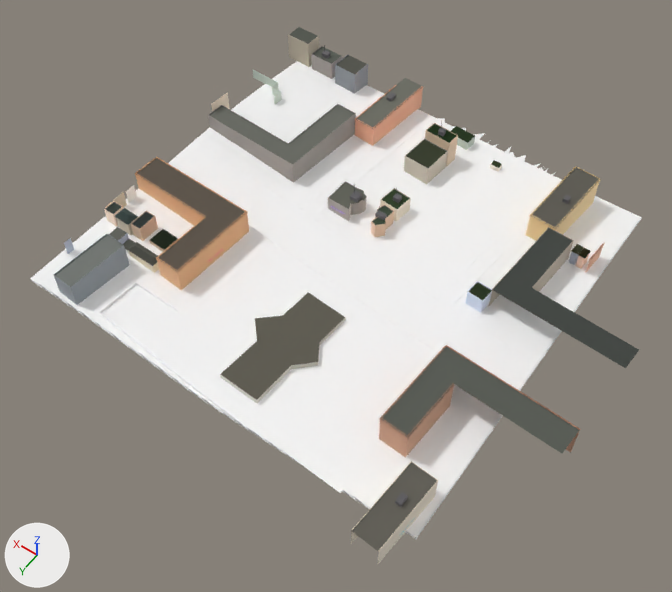
Before and after pictures for a commit that changed the glTF model public/tiles/0/1_-13.glb.
Camera for both pictures: a 50 mm camera at (182.0, 3496.0, 603.0) aimed at (372.0, 3231.0, 186.0). The axes (+X, +Y, +Z) are drawn at lower left. The lights are the same throughout. The older version comes first. Where no turn or scale is listed for an object, it has been applied to the vertices. Vertices at exactly the same position are counted once.

Names of what the first picture shows: 't0_1_-13'.
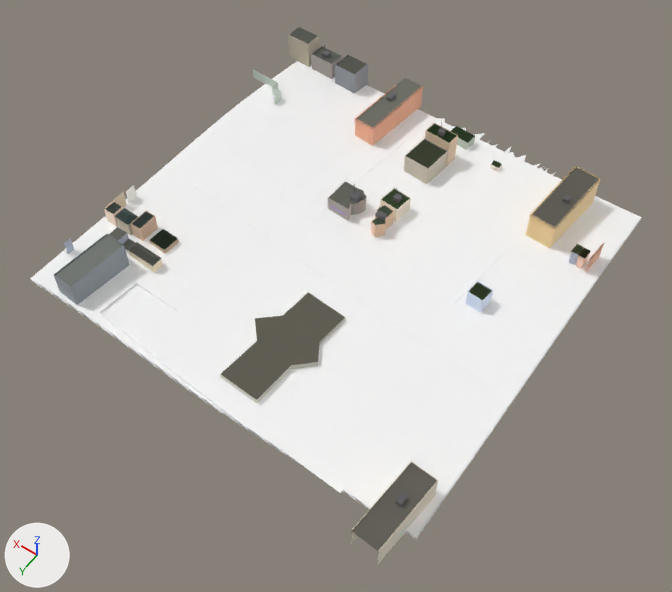
Where the newer file only moved an object's origin or applied its transform, the numbers keep the older frame.

The change, as a diff of the scene's bpy script:
```diff
--- a/public/tiles/0/1_-13.glb.py
+++ b/public/tiles/0/1_-13.glb.py
@@ me_t0_1__13 @@
 # used by ob_t0_1__13; location = (368.8, 3206.9, 200.4)
-me_t0_1__13.from_pydata(...)  # 10393 vertices, 15847 faces; spans x -154.0..154.0, y -143.0..143.0, z -18.0..18.0
+me_t0_1__13.from_pydata(...)  # 10076 vertices, 15538 faces; spans x -115.0..154.0, y -143.0..143.0, z -18.0..18.0
+# me_t0_1__13 part 1: 18 loose pieces with 272 vertices, spanning x -151.0..144.0, y -90.0..89.0, z -14.0..14.0, are deleted
+# me_t0_1__13 part 2: 12 vertices moved within x -59.0..63.0, y -110.0..22.0, z -13.0..-7.0; 60 vertices removed from x -154.0..62.0, y -126.0..24.0, z -14.0..6.0; 15 vertices added at x -106.0..62.0, y -110.0..25.0, z -13.0..-1.0
+# other edits to the shape of me_t0_1__13 do not show in these pictures
 me_t0_1__13.materials.append(mat_terrain)
```

Boxes [x1, y1, x2, y2] around the edits, measured in the pictures (672 x 592 px):
part 1 of me_t0_1__13, deleted
    before: [135, 92, 580, 457]
part 2 of me_t0_1__13, cut back
    before: [286, 179, 639, 368]
    after: [261, 194, 566, 352]
